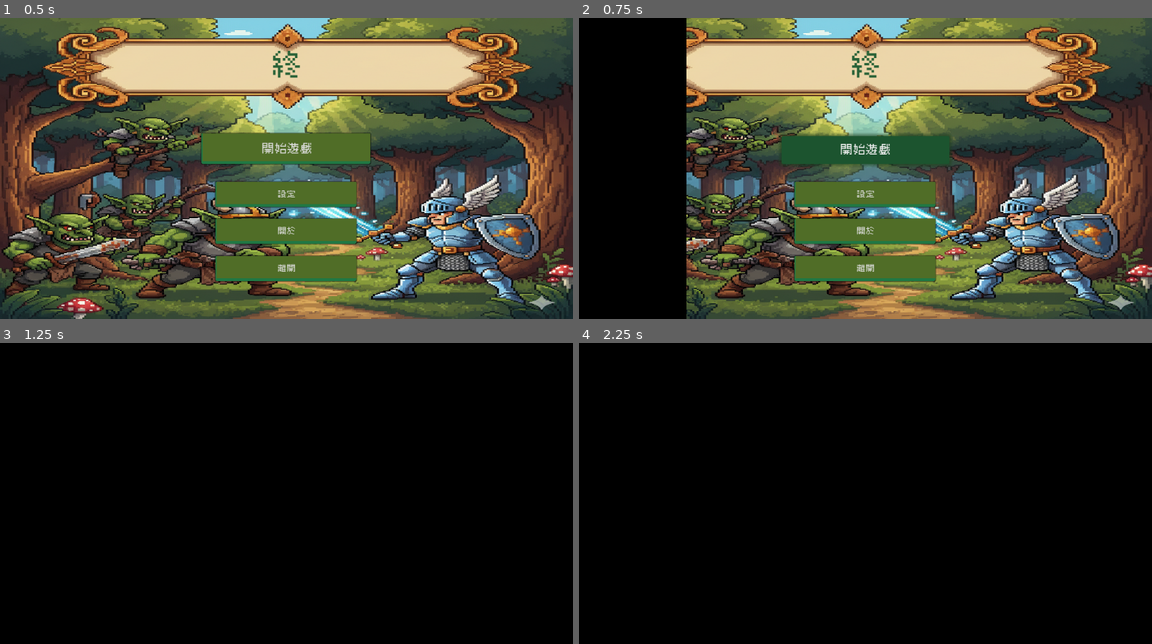
Above: before the commit, frames 1-4 (two rows, left to right).
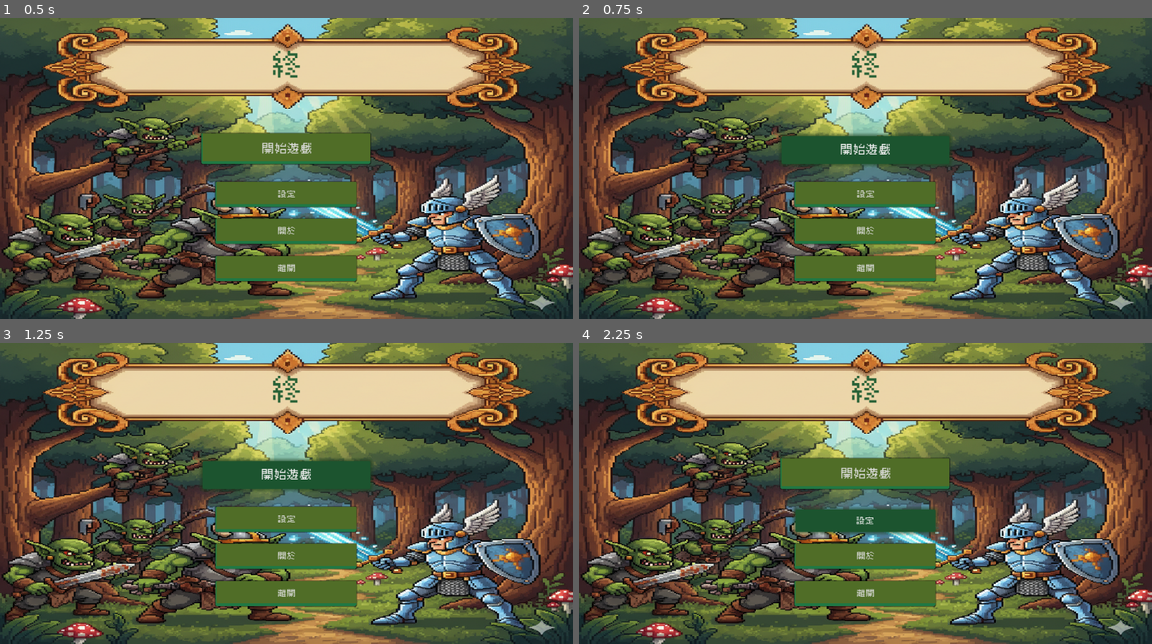
Above: after the commit, the same moments.

Repository: iamkuo/godot_test
Game: Godot game, scene res://scenes/game.tscn
Same seed, same stepped clock (60 frames per second), same inputs: the game is played once before the commit and once after it.
Inputs:
- Up to frame 1 (0.5 s): no input
- Up to frame 2 (0.75 s): click "開始遊戲" at 0.5 s
- Up to frame 3 (1.25 s): no input
- Up to frame 4 (2.25 s): click "開始遊戲" at 1.25 s; click "設定" at 2 s

Frame 1 is identical in both runs. In frame 2, 18% of the frame differs, in the area x 0-19%, y 0-100%; in frame 3, 97%; in frame 4, 97%, in the area x 0-100%, y 0-100%.
Error before the commit: Attempt to call function 'free' in base 'null instance' on a null instance. (res://scripts/scene_manager.gd:21)

Commit message:
整理檔案

Diff:
--- a/scenes/main_menu.tscn
+++ b/scenes/main_menu.tscn
@@ -1,10 +1,7 @@
-[gd_scene load_steps=13 format=3 uid="uid://ypplfbkktob5"]
+[gd_scene load_steps=11 format=3 uid="uid://ypplfbkktob5"]
 
 [ext_resource type="Texture2D" uid="uid://ca1w24r726wp3" path="res://assets/ai_test_stuff/Gemini_Generated_Image_6xsr606xsr606xsr.png" id="1_l6cm7"]
 [ext_resource type="FontFile" uid="uid://dxc2pi1bwr1uu" path="res://assets/fonts/Cubic_11.ttf" id="2_ekxnf"]
-[ext_resource type="Script" uid="uid://bhw7a21hfnm6a" path="res://scripts/start_button.gd" id="3_bqqt6"]
-
-[sub_resource type="Theme" id="Theme_bqqt6"]
 
 [sub_resource type="Theme" id="Theme_l6cm7"]
 
@@ -52,17 +49,13 @@
 
 [sub_resource type="StyleBoxFlat" id="StyleBoxFlat_bqqt6"]
 bg_color = Color(0.23921569, 0.3372549, 0.11372549, 1)
-border_width_left = 4
 border_width_top = 3
 border_width_right = 3
-border_width_bottom = 5
 border_color = Color(0.8, 0.8, 0.8, 0)
 corner_radius_top_left = 2
 corner_radius_top_right = 2
 corner_radius_bottom_right = 2
 corner_radius_bottom_left = 2
-expand_margin_left = 4.0
-expand_margin_bottom = 5.0
 shadow_color = Color(0.10980392, 0.24313726, 0.10980392, 0.6)
 shadow_size = 7
 
@@ -75,7 +68,6 @@
 anchor_bottom = 1.0
 grow_horizontal = 2
 grow_vertical = 2
-theme = SubResource("Theme_bqqt6")
 
 [node name="TextureRect" type="TextureRect" parent="."]
 layout_mode = 1
@@ -179,6 +171,3 @@
 theme_override_styles/hover = SubResource("StyleBoxFlat_oa1go")
 theme_override_styles/focus = SubResource("StyleBoxEmpty_8ln24")
 text = "開始遊戲"
-script = ExtResource("3_bqqt6")
-
-[connection signal="pressed" from="StartButton" to="StartButton" method="_on_pressed"]
Binary file changed: assets/sprites/characters/goblin.png
Not shown, changed: assets/sprites/characters/goblin.png.import
